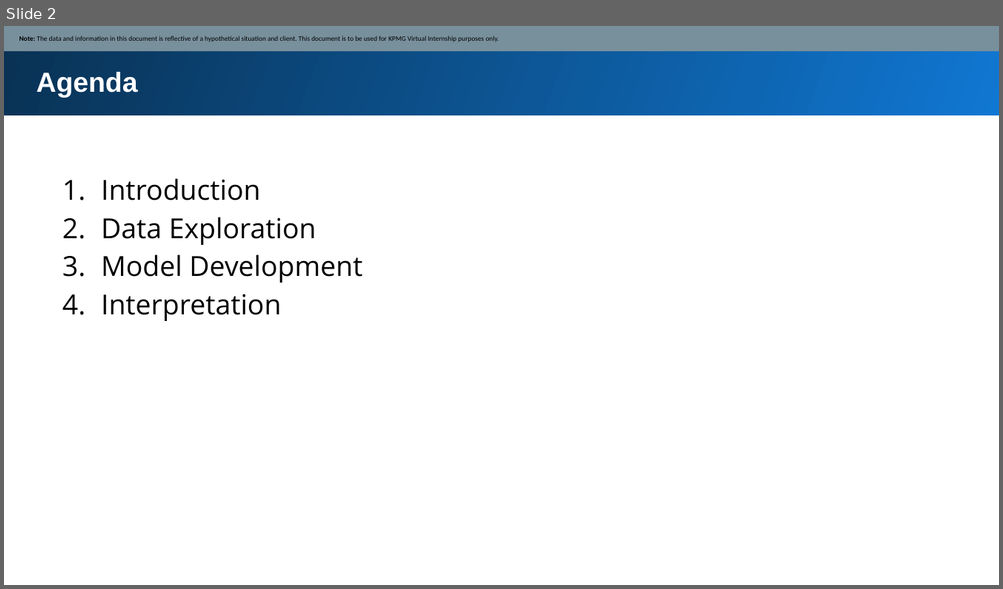
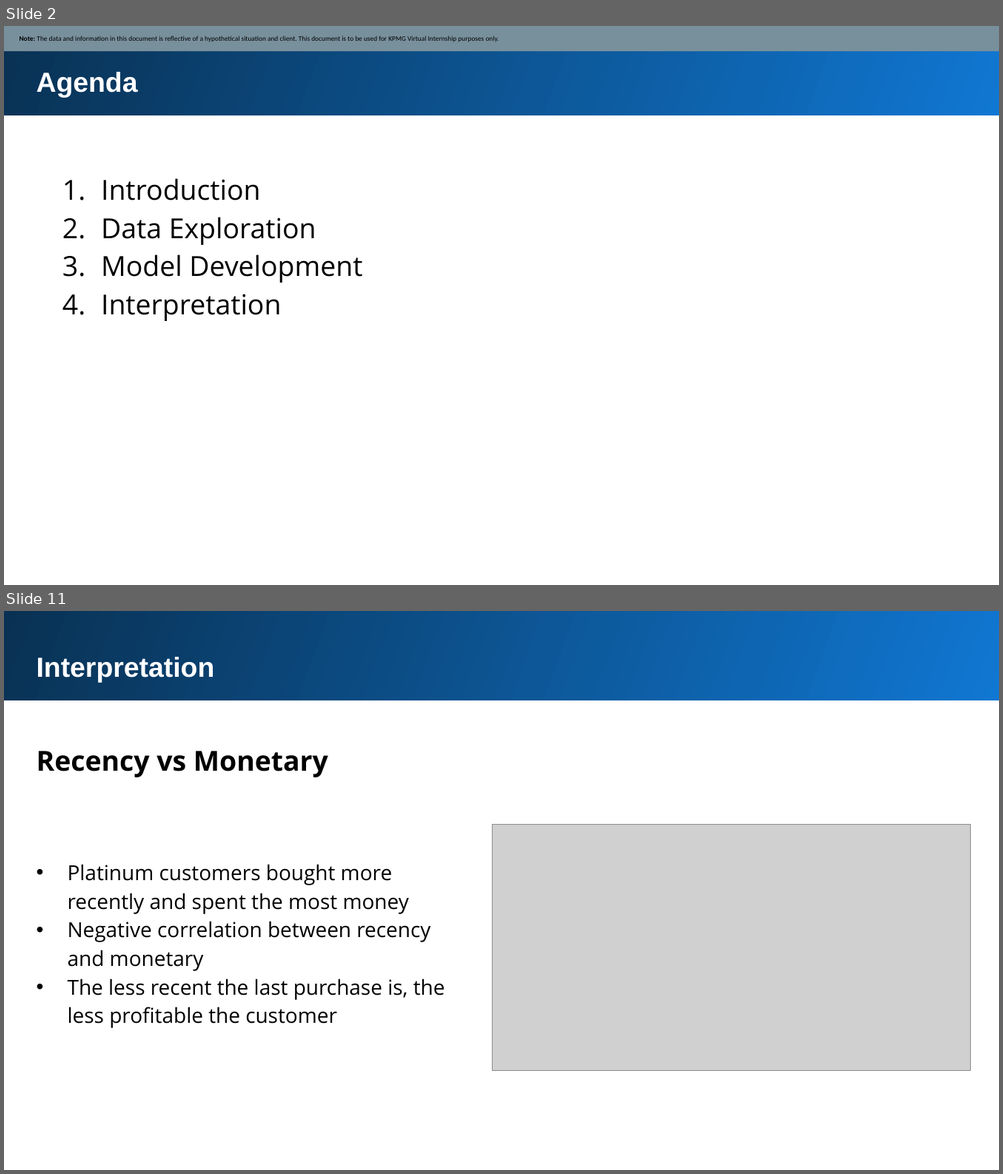
Before and after one commit to daniel8691/Market_strategy_analysis, a slide deck: Module_two/Module_2_Template_slide.pptx. Shown one above the other, each under a label of ours: slide 2 before the commit, slides 2 and 11 after it; the slides between them are not shown. The pictures are 1003x589 and 1003x1174 pixels, drawn with LibreOffice and Linux fonts; fonts in the diff are those of the drawing; grey boxes stand for pictures. Boxes give left, top, right and bottom in pixels: in the first picture for what was removed or moved away, otherwise in the second. Text is boxed around its words. In the diff, an @@ line names an element or a change of style, - is before the commit and + after.

```diff
--- a/Module_two/Module_2_Template_slide.pptx
+++ b/Module_two/Module_2_Template_slide.pptx
@@ slide 11 added at [4,611,999,1170], background #FFFFFF @@
@@ rectangle added at [4,611,999,701], fill gradient #1077D2 to #093153 @@
@@ text added at [37,657,215,683], 20 pt, text #FFFFFF, bold @@
+Interpretation
@@ text added at [37,751,328,777], 20 pt, text #000000, bold @@
+Recency vs Monetary
@@ picture added at [492,825,970,1071] @@
@@ text added at [68,864,445,1028], 15 pt, text #000000 @@
+• Platinum customers bought more recently and spent the most money
+• Negative correlation between recency and monetary
+• The less recent the last purchase is, the less profitable the customer
```
Also in this commit, not shown: 1 slide changed, 11 other slides added, 5 slides removed, 17 other files.
